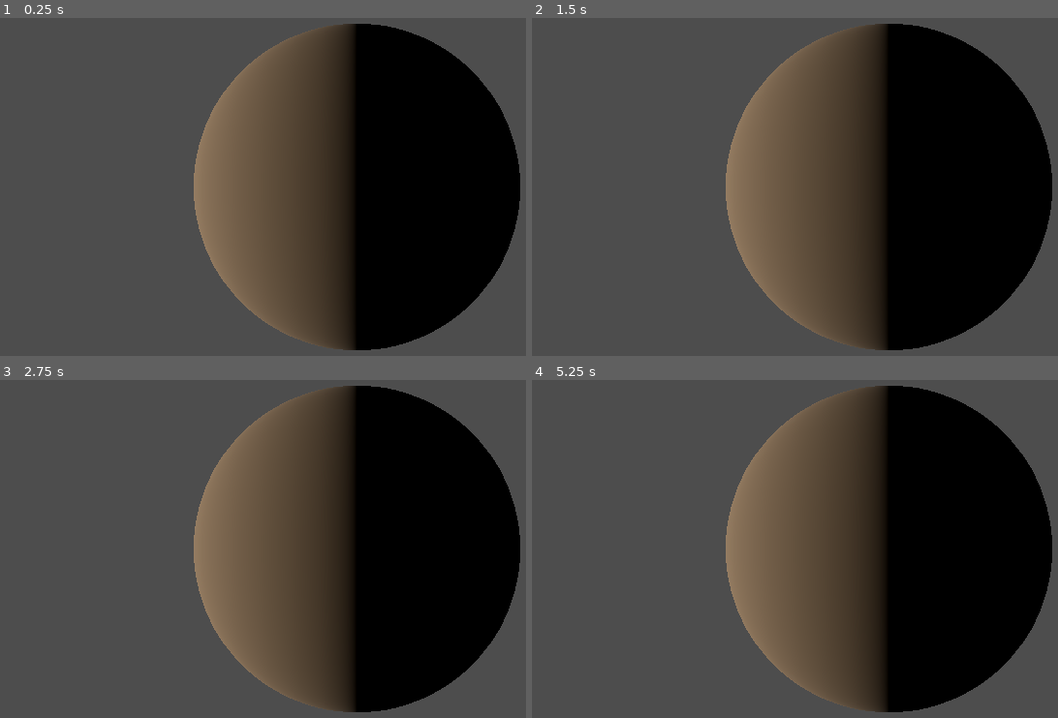
Above: before the commit, frames 1-4 (two rows, left to right).
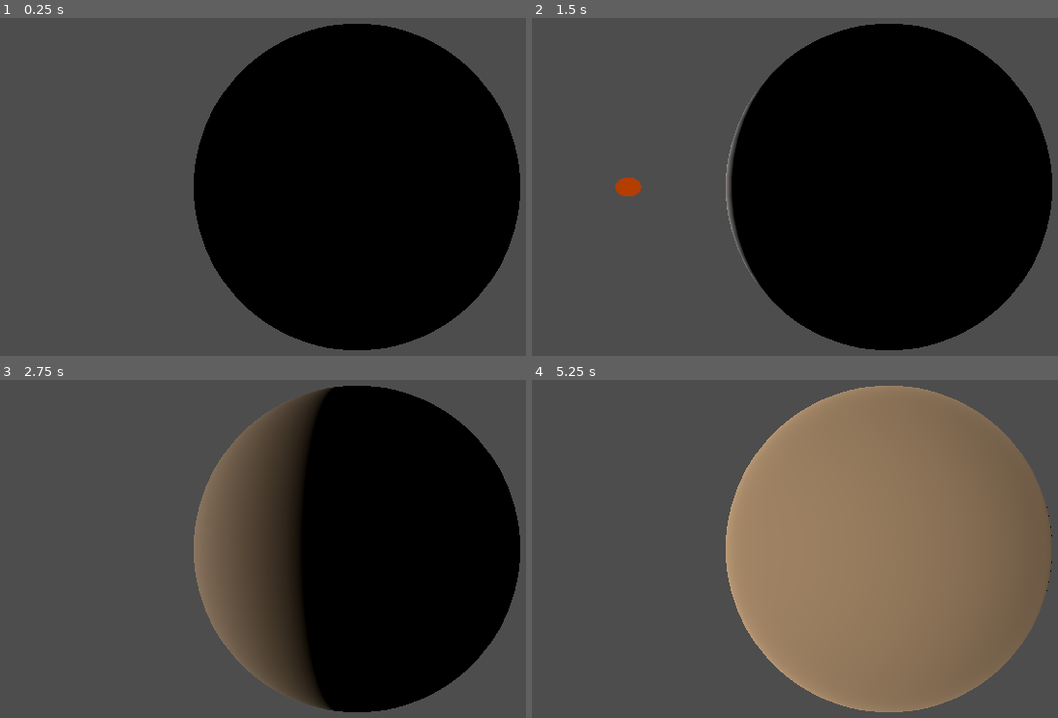
Above: after the commit, the same moments.

Repository: ShadowCurse/gmtk_2024
Game: Godot game, scene res://solar_system.tscn
Same seed, same stepped clock (60 frames per second), same inputs: the game is played once before the commit and once after it.
Inputs (mouse positions are in pixels of both pictures, inside the frame that each line leads up to):
- Up to frame 1 (0.25 s): no input
- Up to frame 2 (1.5 s): tap Enter at 0.5 s; move the mouse to (outside the picture) at 0.52 s; click (outside the picture) at 0.67 s; tap Space at 1.25 s; move the mouse to (731, 207) at 1.27 s; click (731, 207) at 1.42 s
- Up to frame 3 (2.75 s): move the mouse to (436, 454) at 2.02 s; click (436, 454) at 2.17 s
- Up to frame 4 (5.25 s): move the mouse to (852, 636) at 2.77 s; click (852, 636) at 2.92 s; move the mouse to (outside the picture) at 3.52 s; click (outside the picture) at 3.67 s; move the mouse to (658, 484) at 4.27 s; click (658, 484) at 4.42 s; move the mouse to (926, 549) at 5.02 s; click (926, 549) at 5.17 s

The runs differ from the first frame. In frame 1, 23% of the frame differs, in the area x 36-68%, y 1-99%; in frame 2, 23%; in frame 3, 16%; in frame 4, 47%, in the area x 36-99%, y 1-99%.

Commit message:
add planet rotation around sun

Diff:
--- /dev/null
+++ b/solar_system.gd
@@ -0,0 +1,20 @@
+extends Node3D
+
+@onready var planet = $planet
+@onready var directional_light_3d = $DirectionalLight3D
+
+var planet_distance: float = 1000.0
+var planet_rotation: float = 0.0
+var planet_rotation_speed: float = 0.5
+
+# Called when the node enters the scene tree for the first time.
+func _ready():
+	pass # Replace with function body.
+
+
+# Called every frame. 'delta' is the elapsed time since the previous frame.
+func _process(delta):
+	planet_rotation += planet_rotation_speed * delta
+	planet.position = Vector3(sin(planet_rotation) * planet_distance, 0.0, cos(planet_rotation) * planet_distance)
+	directional_light_3d.look_at(planet.global_position)
+	pass
--- a/solar_system.tscn
+++ b/solar_system.tscn
@@ -1,9 +1,11 @@
-[gd_scene load_steps=3 format=3 uid="uid://i1kc0kubuujw"]
+[gd_scene load_steps=4 format=3 uid="uid://i1kc0kubuujw"]
 
+[ext_resource type="Script" path="res://solar_system.gd" id="1_0j8ob"]
 [ext_resource type="PackedScene" uid="uid://dwp352sd18676" path="res://sun.tscn" id="1_2v0qv"]
 [ext_resource type="PackedScene" uid="uid://sopr4q2hdxso" path="res://planet.tscn" id="2_a8n8s"]
 
 [node name="solar_system" type="Node3D"]
+script = ExtResource("1_0j8ob")
 
 [node name="sun" parent="." instance=ExtResource("1_2v0qv")]
 
